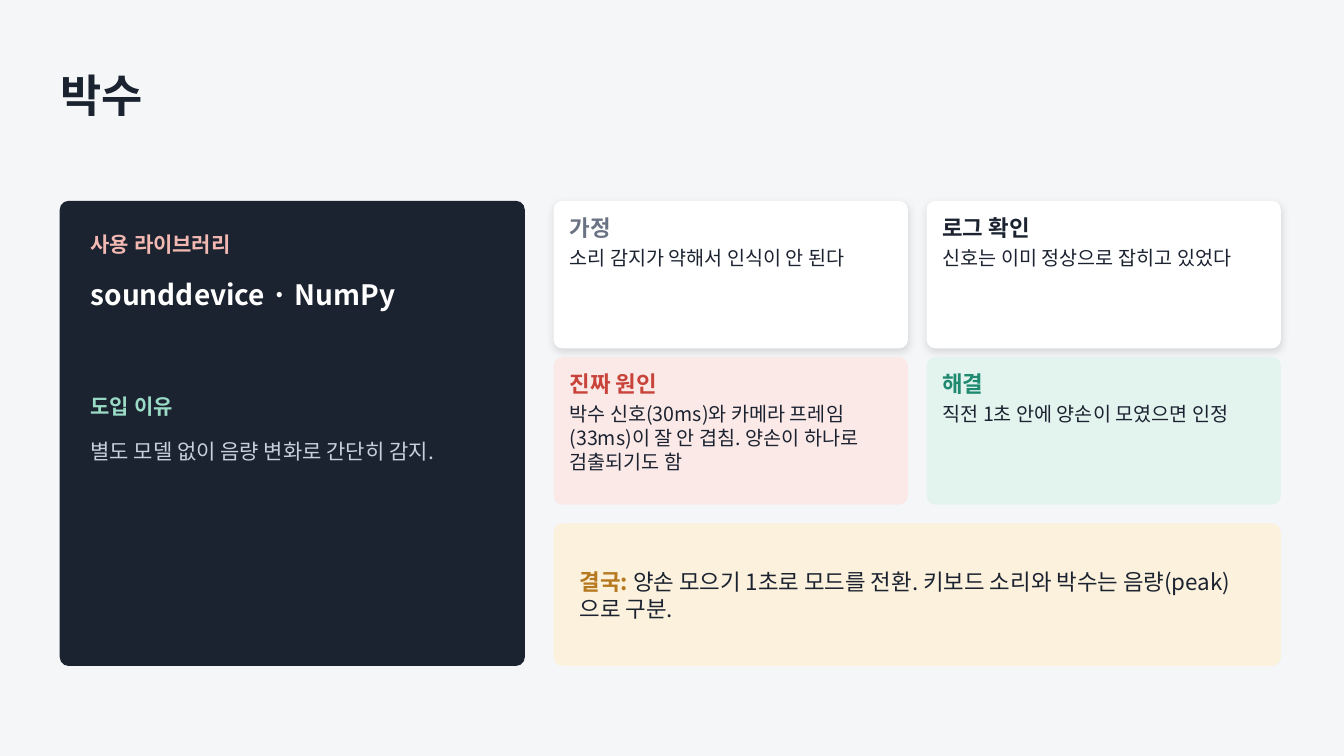
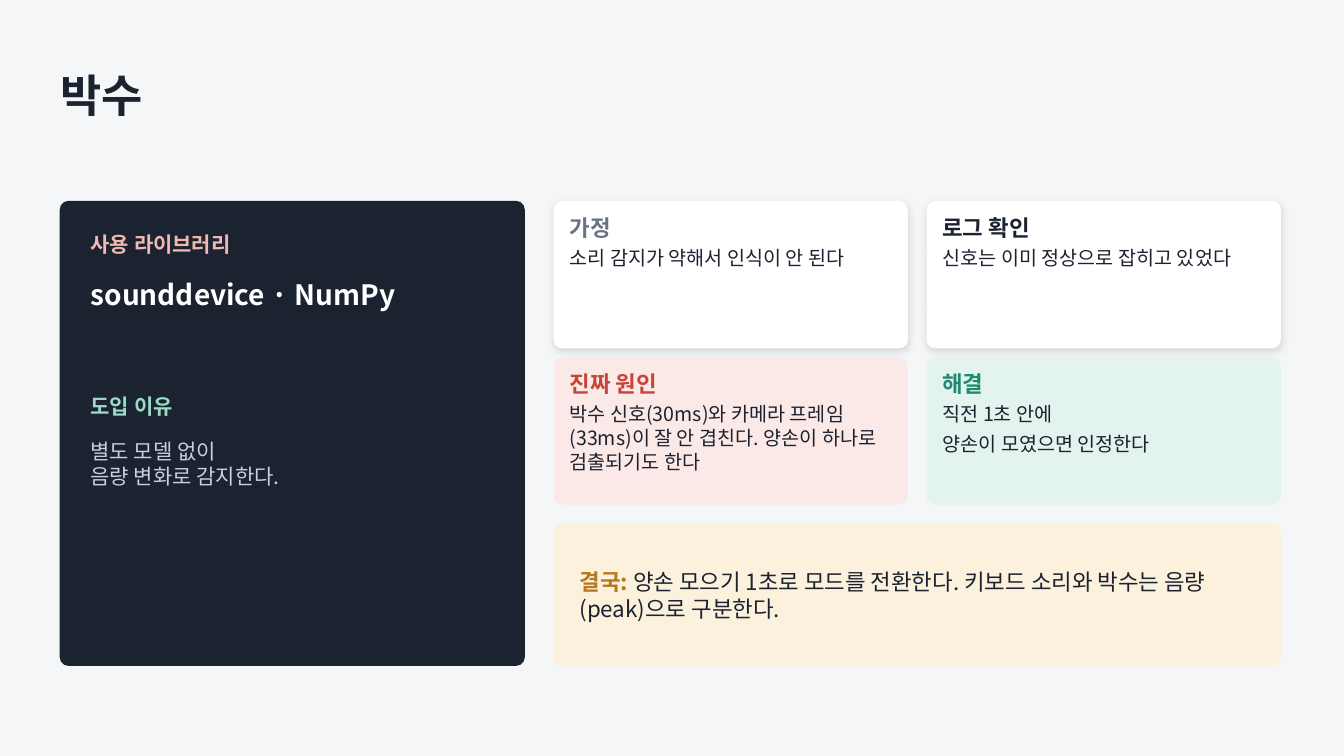
Before and after one commit to JungUH-0/JungPra, a slide deck: slide 10 of pythonpra/myproject/ppt/assistant_process.pptx (slide 11 before the commit). Drawn at 1344x756 pixels with LibreOffice and Linux fonts; fonts in the diff are those of the drawing. Boxes give left, top, right and bottom in pixels: in the first picture for what was removed or moved away, otherwise in the second. Text is boxed around its words. In the diff, an @@ line names an element or a change of style, - is before the commit and + after.

```diff
--- a/pythonpra/myproject/ppt/assistant_process.pptx
+++ b/pythonpra/myproject/ppt/assistant_process.pptx
@@ text at bbox=[570, 404, 876, 471]: text changed @@
-박수 신호(30ms)와 카메라 프레임(33ms)이 잘 안 겹침. 양손이 하나로 검출되기도 함
+박수 신호(30ms)와 카메라 프레임(33ms)이 잘 안 겹친다. 양손이 하나로 검출되기도 한다
@@ text at bbox=[942, 404, 1150, 453]: text changed @@
-직전 1초 안에 양손이 모였으면 인정
+직전 1초 안에
+양손이 모였으면 인정한다
@@ text at bbox=[91, 441, 280, 486]: text changed @@
-별도 모델 없이 음량 변화로 간단히 감지.
+별도 모델 없이
+음량 변화로 감지한다.
@@ text at bbox=[580, 571, 1205, 622]: text changed @@
-결국: 양손 모으기 1초로 모드를 전환. 키보드 소리와 박수는 음량(peak)으로 구분.
+결국: 양손 모으기 1초로 모드를 전환한다. 키보드 소리와 박수는 음량(peak)으로 구분한다.
```
Also in this commit, not shown: 10 other slides changed, 1 slide added, 2 slides removed, 2 other files.
